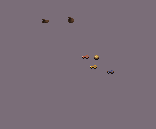
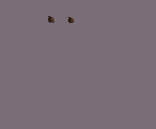
Revision of a layered w=156, h=129 image; what changed, layer by layer:
removed group "Coin" (4 layers) over box(94, 55, 99, 60)
removed layer "Coin01.png" from group "Coin" over box(94, 55, 99, 60)
removed layer "Coin02.png" from group "Coin" over box(94, 55, 99, 60)
removed layer "Coin03.png" from group "Coin" over box(94, 55, 99, 60)
removed layer "Coin04.png" from group "Coin" over box(94, 55, 99, 60)
removed group "Keys" (15 layers) over box(82, 55, 114, 74)
removed group "BronzeKey" (4 layers) from group "Keys" over box(82, 55, 89, 59)
removed layer "BronzeKey01.png" from group "BronzeKey" over box(82, 55, 89, 59)
removed layer "BronzeKey02.png" from group "BronzeKey" over box(82, 55, 89, 59)
removed layer "BronzeKey03.png" from group "BronzeKey" over box(82, 55, 89, 59)
removed layer "BronzeKey04.png" from group "BronzeKey" over box(82, 55, 89, 59)
removed group "GoldenKey" (4 layers) from group "Keys" over box(90, 65, 97, 69)
removed layer "GoldenKey01.png" from group "GoldenKey" over box(90, 65, 97, 69)
removed layer "GoldenKey02.png" from group "GoldenKey" over box(90, 65, 97, 69)
removed layer "GoldenKey03.png" from group "GoldenKey" over box(90, 65, 97, 69)
removed layer "GoldenKey04.png" from group "GoldenKey" over box(90, 65, 97, 69)
removed group "TrapdoorKey" (4 layers) from group "Keys" over box(107, 70, 114, 74)
removed layer "TrapdoorKey01.png" from group "TrapdoorKey" over box(107, 70, 114, 74)
removed layer "TrapdoorKey02.png" from group "TrapdoorKey" over box(107, 70, 114, 74)
removed layer "TrapdoorKey03.png" from group "TrapdoorKey" over box(107, 70, 114, 74)
removed layer "TrapdoorKey04.png" from group "TrapdoorKey" over box(107, 70, 114, 74)
painted on "EmptySack.png" over box(42, 16, 55, 23)
